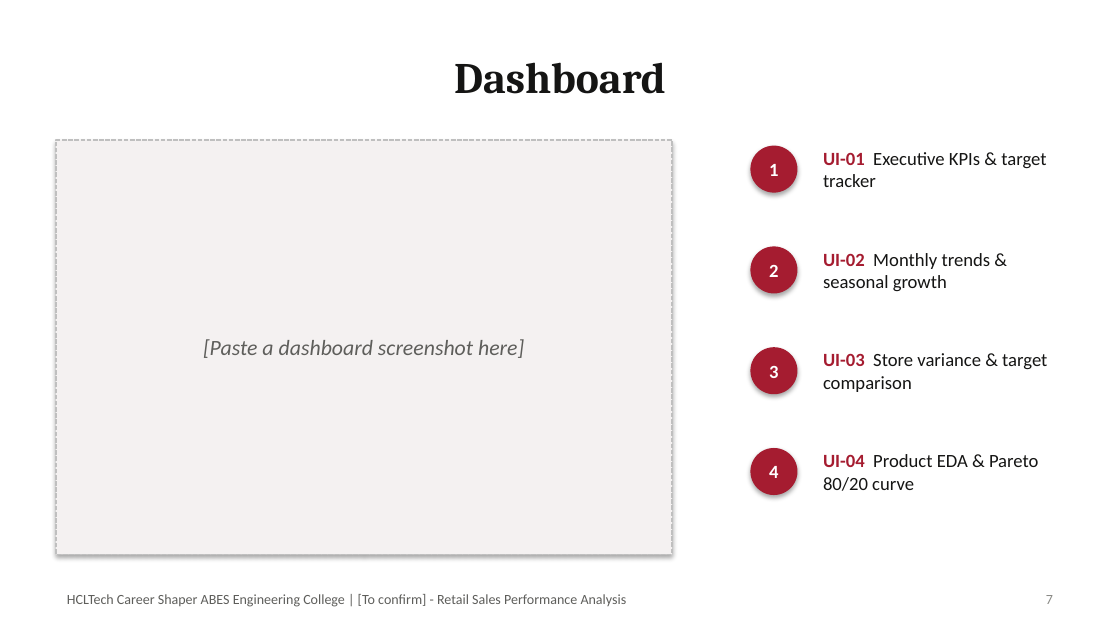
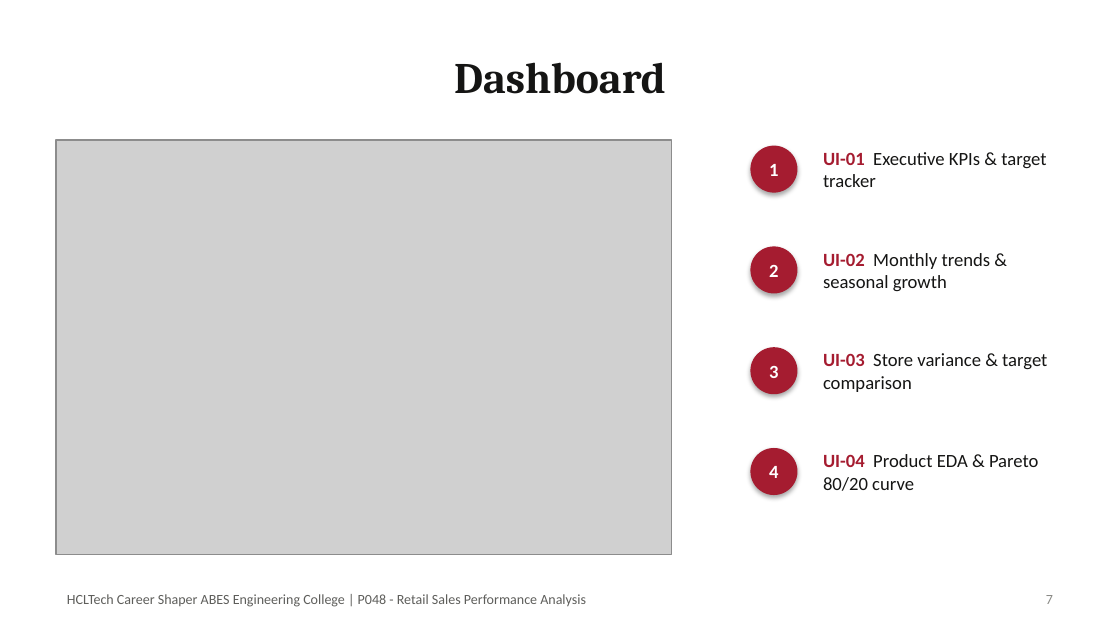
Before and after one commit to goyalApeksha/retail-sales-performance-analysis, a slide deck: slide 7 of docs/18_Presentation_RetailSales_ApekshaGoel.pptx. Drawn at 1120x630 pixels with LibreOffice and Linux fonts; fonts in the diff are those of the drawing; grey boxes stand for pictures. Boxes give left, top, right and bottom in pixels: in the first picture for what was removed or moved away, otherwise in the second. Text is boxed around its words. In the diff, an @@ line names an element or a change of style, - is before the commit and + after.

Commit message:
docs: finalize project P048 with official ABES logo, live dashboard screenshot, mentor Mr. Dinesh, and batch ABES_OND26_MCA_Batch_01

```diff
--- a/docs/18_Presentation_RetailSales_ApekshaGoel.pptx
+++ b/docs/18_Presentation_RetailSales_ApekshaGoel.pptx
@@ rectangle removed at <box>56,140,672,554</box> @@
-[Paste a dashboard screenshot here]
@@ picture added at <box>56,140,672,554</box> @@
@@ text at <box>67,594,586,607</box>: text changed @@
-HCLTech Career Shaper ABES Engineering College | [To confirm] - Retail Sales Performance Analysis
+HCLTech Career Shaper ABES Engineering College | P048 - Retail Sales Performance Analysis
```
Also in this commit, not shown: 10 other slides changed, 36 other files.
